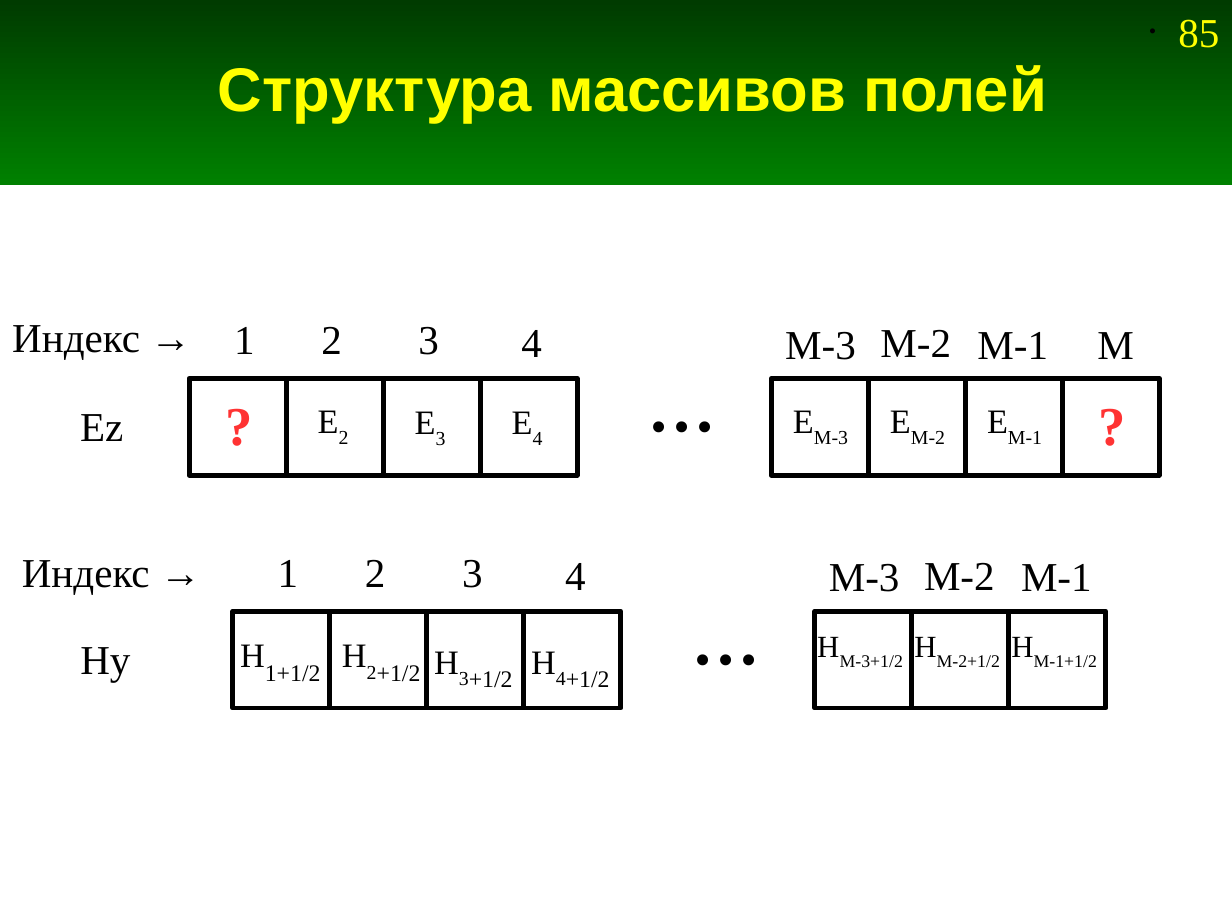
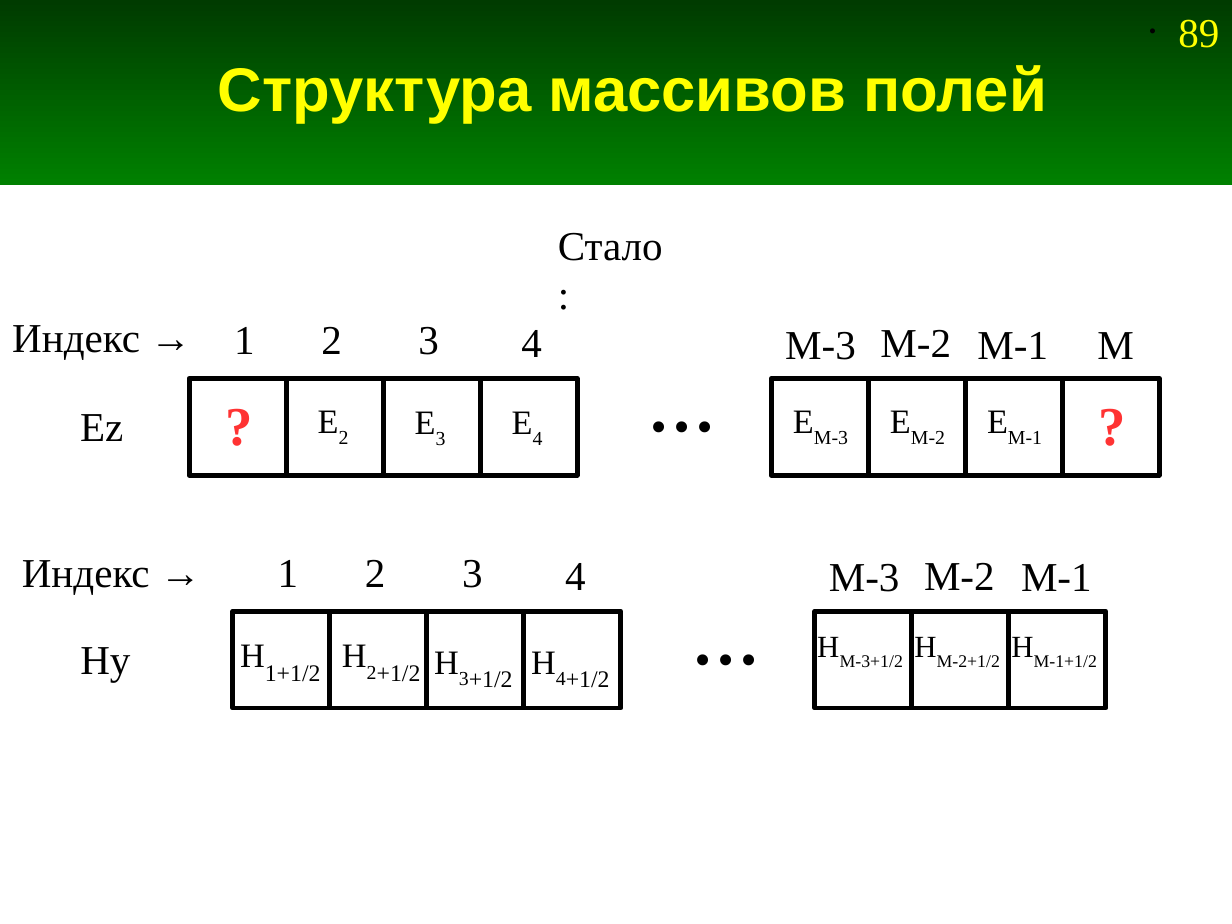
Before and after one commit to andris0147sv/modelling, a slide deck: slide 89 of presentations/2. FDTD.odp (slide 85 before the commit). Drawn at 1232x924 pixels with LibreOffice and Linux fonts; fonts in the diff are those of the drawing. Boxes give left, top, right and bottom in pixels: in the first picture for what was removed or moved away, otherwise in the second. Text is boxed around its words. In the diff, an @@ line names an element or a change of style, - is before the commit and + after.

```diff
--- a/presentations/2. FDTD.odp
+++ b/presentations/2. FDTD.odp
@@ page number at [1178, 19, 1219, 48]: text changed @@
-• 85
+• 89
@@ text added at [558, 232, 663, 261], 24 pt, text #000000 @@
+Стало:
```
Also in this commit, not shown: 10 other slides changed, 6 slides added, 1 slide removed, 5 other files.
